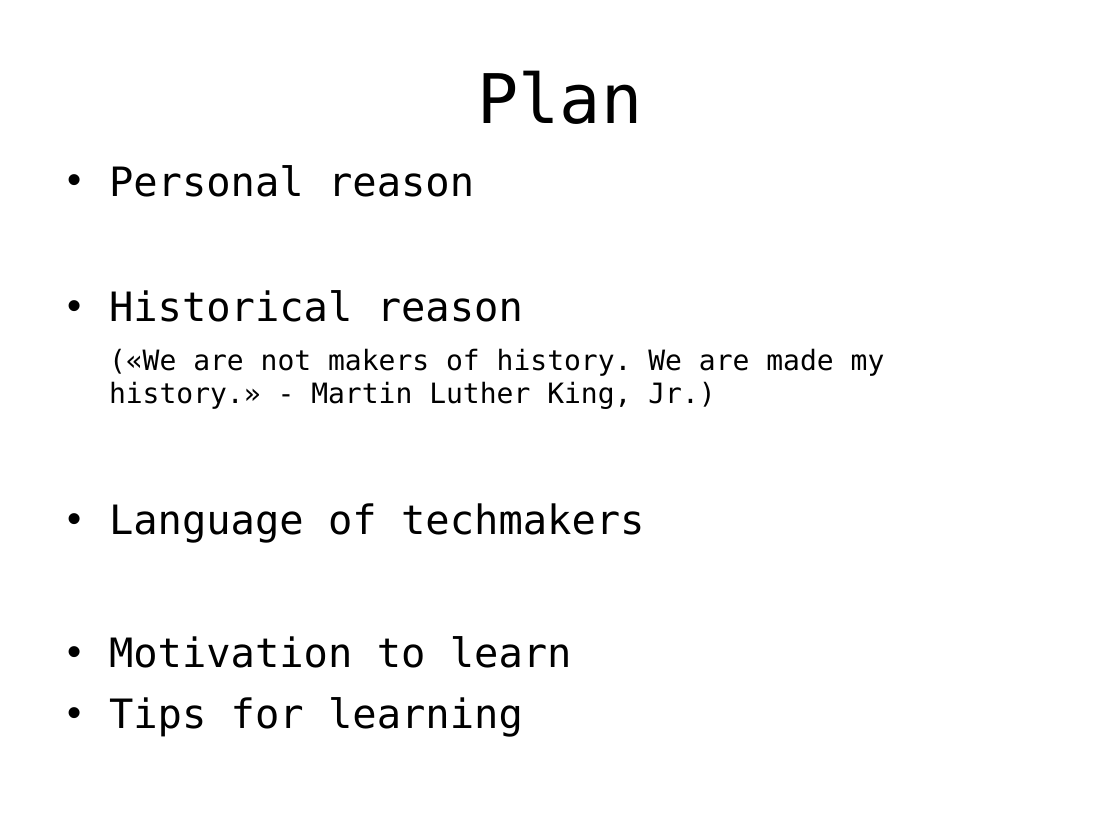
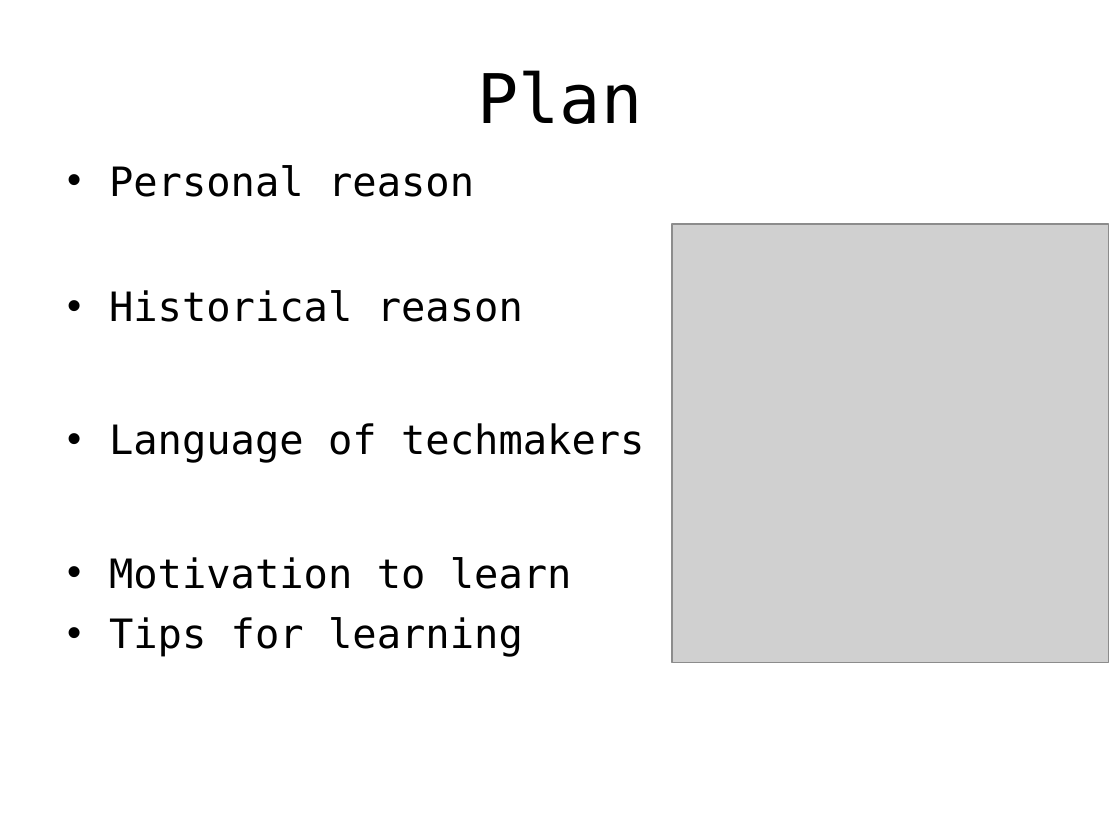
Before and after one commit to konstunn/eng, a slide deck: slide 3 of sem2/eng4tech/english4techmakers.odp (slide 2 before the commit). Drawn at 1120x840 pixels with LibreOffice and Linux fonts; fonts in the diff are those of the drawing; grey boxes stand for pictures. Boxes give left, top, right and bottom in pixels: in the first picture for what was removed or moved away, otherwise in the second. Text is boxed around its words. In the diff, an @@ line names an element or a change of style, - is before the commit and + after.

```diff
--- a/sem2/eng4tech/english4techmakers.odp
+++ b/sem2/eng4tech/english4techmakers.odp
@@ picture added at [672, 224, 1109, 662] @@
@@ text at [109, 348, 885, 409]: paragraph removed @@
-(«We are not makers of history. We are made my history.» - Martin Luther King, Jr.)
```
Also in this commit, not shown: 9 other slides changed, 6 slides added, 2 slides removed, 34 other files.
